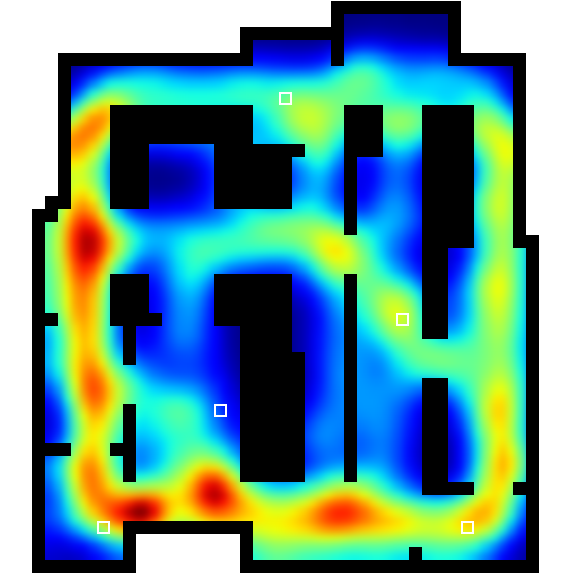
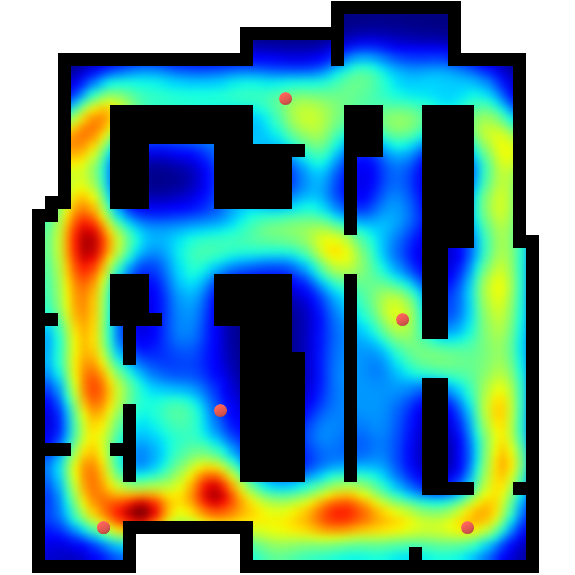
The second w=575, h=575 image is a revision of the first. Changes to its layers:
added layer "Livello" above "corridors_safe.png" over <box>97,92,474,534</box>
painted on "corridors_safe.png" over <box>97,92,474,534</box>
